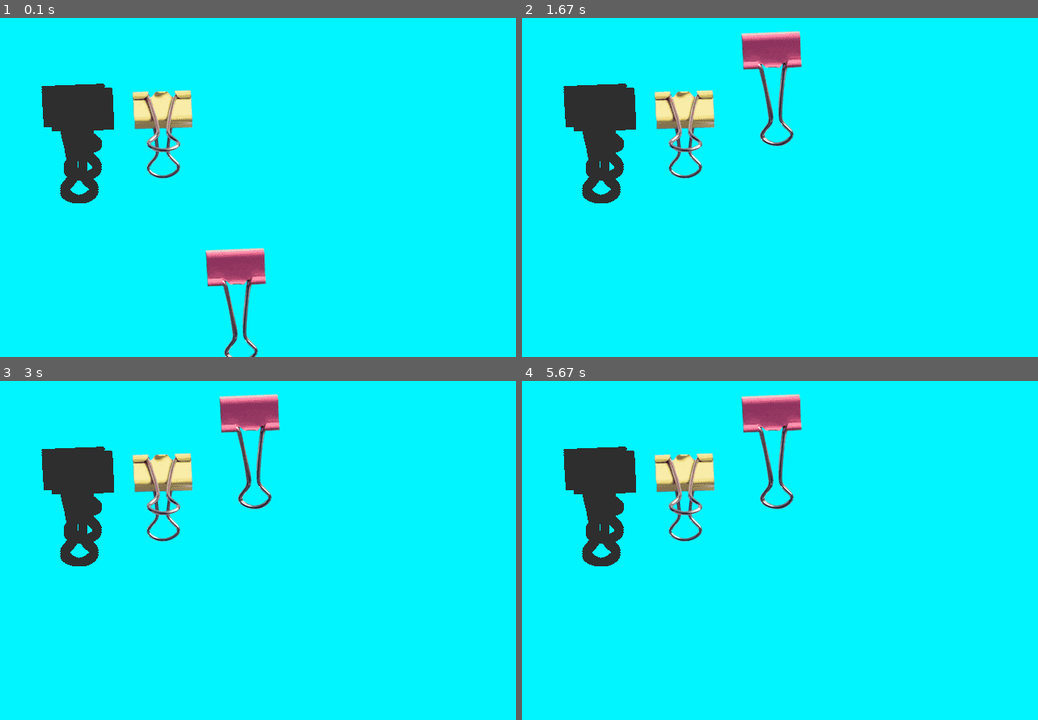
Above: before the commit, frames 1-4 (two rows, left to right).
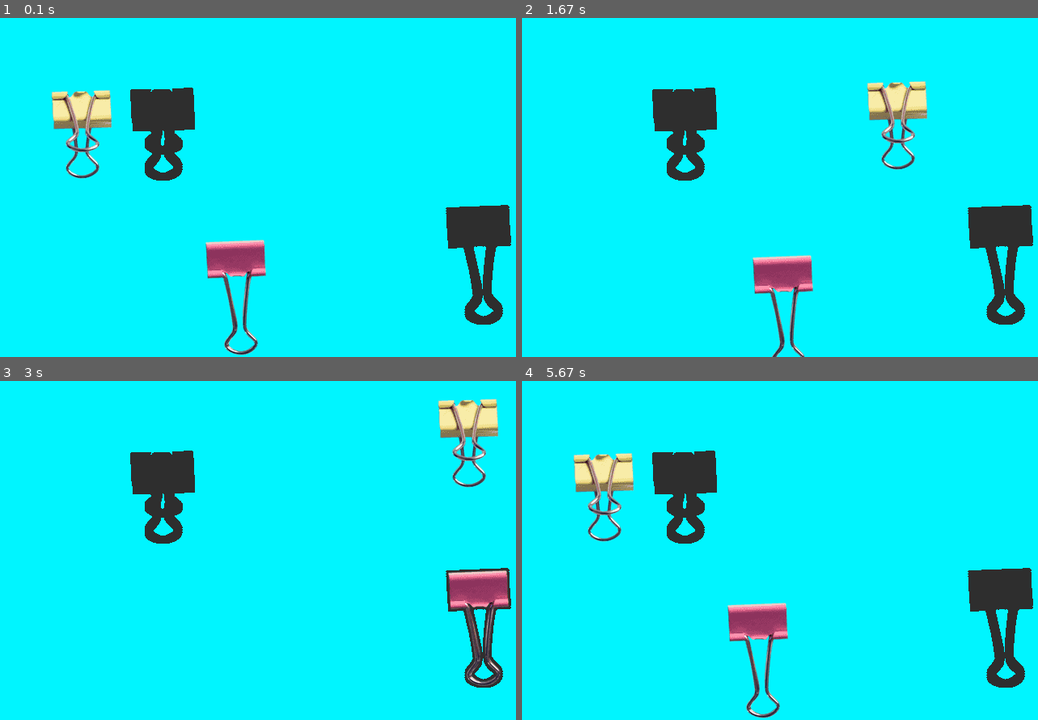
Above: after the commit, the same moments.

Repository: JoyYU271/2510-CSP1123-3-09
Game: pygame game, started from CSP project.py
Two runs of this game, one before a commit and one after it. Both use one fixed random seed, a clock stepped at 60 frames per second and the inputs below.
Inputs (mouse positions are in pixels of both pictures, inside the frame that each line leads up to):
- Up to frame 1 (0.1 s): no input
- Up to frame 2 (1.67 s): press the mouse at (759, 292) at 0.37 s; move the mouse to (764, 184) at 0.47 s; release the mouse at (774, 75) at 0.6 s; tap Space at 0.67 s; press the mouse at (609, 133) at 1.03 s; move the mouse to (754, 126) at 1.13 s; release the mouse at (903, 123) at 1.27 s; press the mouse at (759, 292) at 1.37 s; move the mouse to (769, 299) at 1.47 s; release the mouse at (785, 306) at 1.6 s
- Up to frame 3 (3 s): press the mouse at (263, 662) at 1.7 s; move the mouse to (149, 594) at 1.8 s; release the mouse at (36, 526) at 1.93 s; press the mouse at (36, 540) at 2.03 s; move the mouse to (247, 604) at 2.13 s; release the mouse at (454, 669) at 2.27 s; press the mouse at (381, 486) at 2.37 s; move the mouse to (392, 489) at 2.47 s; release the mouse at (412, 489) at 2.6 s; press the mouse at (381, 486) at 2.7 s; move the mouse to (407, 462) at 2.8 s; release the mouse at (438, 435) at 2.93 s
- Up to frame 4 (5.67 s): press the mouse at (996, 442) at 3.03 s; move the mouse to (945, 472) at 3.13 s; release the mouse at (888, 506) at 3.27 s; tap Space at 3.4, 3.7, 5.57 s; press the mouse at (759, 655) at 4.2 s; move the mouse to (692, 591) at 4.3 s; release the mouse at (620, 523) at 4.43 s; press the mouse at (620, 530) at 4.53 s; move the mouse to (604, 506) at 4.63 s; release the mouse at (583, 486) at 4.77 s; press the mouse at (620, 530) at 4.87 s; move the mouse to (805, 584) at 4.97 s; release the mouse at (996, 638) at 5.1 s; press the mouse at (609, 496) at 5.2 s; move the mouse to (759, 499) at 5.3 s; release the mouse at (909, 506) at 5.43 s

The runs differ from the first frame. In frame 1, 9.6% of the frame differs, in the area x 7-100%, y 19-100%; in frame 2, 13%, in the area x 7-100%, y 3-100%; in frame 3, 11%; in frame 4, 11%.

Commit message:
Fixed minigame 1

Diff:
--- a/CSP project.py
+++ b/CSP project.py
@@ -11,13 +11,15 @@
 pygame.display.set_caption('Drag and Drop')
 
 class DraggableObjects:
-    def __init__(self, image_path, pos):
+    def __init__(self, image_path, start_pos, target_pos):
         self.image = pygame.image.load(image_path).convert_alpha()
-        self.rect = self.image.get_rect(topleft=pos)
+        self.rect = self.image.get_rect(topleft=start_pos)
         self.mask = pygame.mask.from_surface(self.image)
+        self.original_pos = start_pos
+
+        self.target_position = target_pos  # the fixed "hole" position
         self.mask_surf = self.mask
-
-        self.target_position = (100, 100)  # the fixed "hole" position
+        self.placed = False     #true if snappped into hole
 
         #how to assign different target pos to each object, maybe list?
 
@@ -34,26 +36,36 @@
                 if self.mask_surf.get_at((x, y))[0] != 0:
                     self.mask_surf.set_at((x, y), pygame.Color("gray18"))
 
-    def handle_event(self, event):
+    def handle_event(self, event, active_obj_ref):
+        if self.placed:
+            return
+
         if event.type == pygame.MOUSEBUTTONDOWN:
             if event.button == 1:
                 if self.rect.collidepoint(event.pos):
                     self.dragging = True
+                    active_obj_ref[0] = self
                     self.mouse_offset = (event.pos[0] - self.rect.x, event.pos[1] - self.rect.y)
 
         elif event.type == pygame.MOUSEBUTTONUP:
             if event.button == 1:
                 self.dragging = False
+                active_obj_ref[0] = None
 
                 offset_x = self.rect.x - self.target_position[0]
                 offset_y = self.rect.y - self.target_position[1]
-                overlap = self.mask.overlap(self.mask, (offset_x, offset_y))
-                if overlap:
+                if self.mask.overlap(self.mask, (offset_x, offset_y)):
                     self.rect.topleft = self.target_position  # snap it to perfect alignment
+                    self.placed = True
 
         elif event.type == pygame.MOUSEMOTION:
                 if self.dragging:
                     self.rect.topleft = (event.pos[0] - self.mouse_offset[0], event.pos[1] - self.mouse_offset[1])
+
+    def reset(self):
+        self.rect.topleft = self.original_pos
+        self.dragging = False
+        self.placed = False
 
     def draw_target_slot(self, screen, offset=3):
         screen.blit(self.mask_surf, self.target_position)
@@ -86,9 +98,10 @@
 #         if mask_image.get_at((x,y))[0] != 0:
 #             mask_image.set_at((x,y), 'gray18')
 
-binderClip = DraggableObjects("minigame 1/binder_clip(small).png", (200, 100))
-BinderClip = DraggableObjects("minigame 1/binder_clip(tall).png", (300,300))
+objects = [DraggableObjects("minigame 1/binder_clip(small).png", (100, 100), (200, 100)),
+           DraggableObjects("minigame 1/binder_clip(tall).png", (300,290), (600, 250))]
 
+active_object = [None]
 
 run = True
 while run:
@@ -117,10 +130,20 @@
     # for box in boxes:
     #    pygame.draw.rect(screen, 'purple', box)
 
+    #Let only on e object respond to drag at a time
     for event in pygame.event.get():
-        binderClip.handle_event(event)
-        BinderClip.handle_event(event)
+        #binderClip.handle_event(event)
+        #BinderClip.handle_event(event)
+        for obj in reversed(objects):   #top-most drawn gets priority
+            obj.handle_event(event, active_object)
+            if active_object[0] is obj:
+                break   #stop checking others if this one is active
 
+        if event.type == pygame.KEYDOWN:
+            if event.key == pygame.K_SPACE:
+                for obj in objects:
+                    obj.reset()
+                active_object[0] = None
     #     if event.type == pygame.MOUSEBUTTONDOWN:
     #         if event.button == 1:   # 1 = left most button on mouse...?
     # #            for num, box in enumerate(boxes):
@@ -156,11 +179,19 @@
 
     screen.fill('turquoise1')
 
-    binderClip.draw_target_slot(screen)
-    binderClip.draw(screen)
+    #draw all target holes first
+    for obj in objects:
+        obj.draw_target_slot(screen)
 
-    BinderClip.draw_target_slot(screen)
-    BinderClip.draw(screen)
+    #draw draggable objects
+    for obj in objects:
+        obj.draw(screen)
+
+    #binderClip.draw_target_slot(screen)
+    #binderClip.draw(screen)
+
+    #BinderClip.draw_target_slot(screen)
+    #BinderClip.draw(screen)
     pygame.display.update()
 
 pygame.quit()
